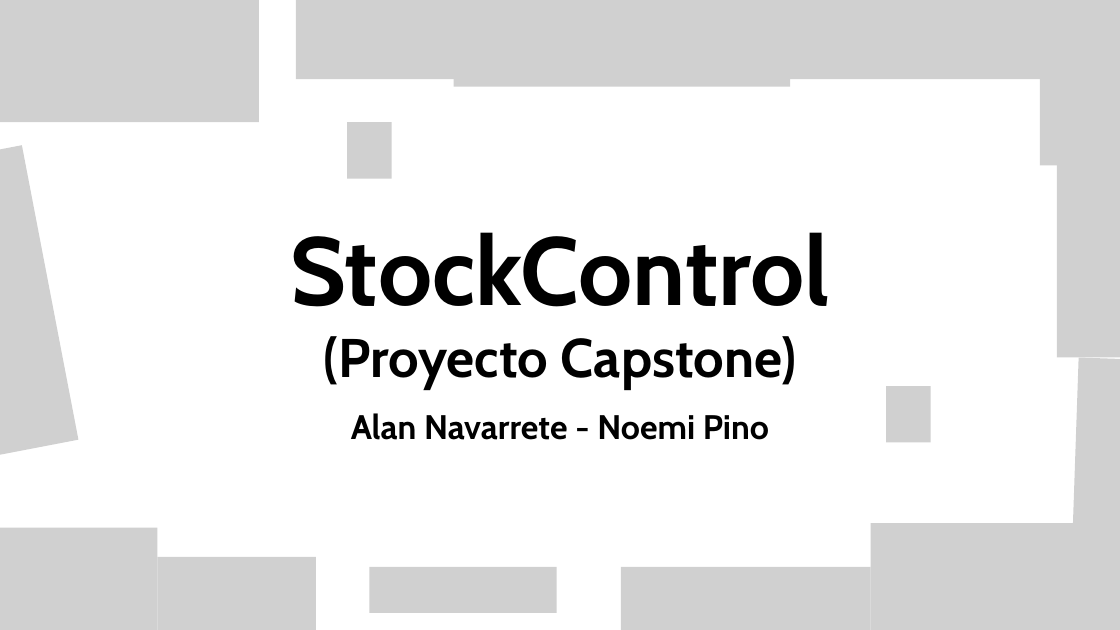
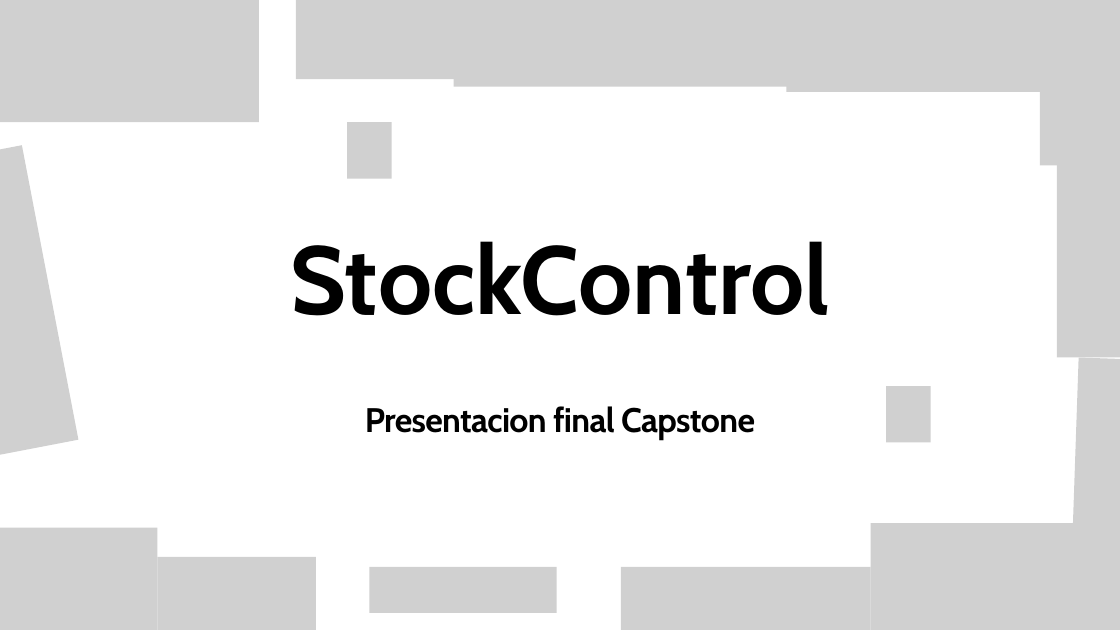
Before and after one commit to NovemiP/CP_PTY4614_4_EQP_4, a slide deck: slide 1 of Fase 2/Evidencias Proyecto/Presentacion Proyecto.pptx. Drawn at 1120x630 pixels with LibreOffice and Linux fonts; fonts in the diff are those of the drawing; grey boxes stand for pictures; background and template pictures are left out. Boxes give left, top, right and bottom in pixels: in the first picture for what was removed or moved away, otherwise in the second. Text is boxed around its words. In the diff, an @@ line names an element or a change of style, - is before the commit and + after.

```diff
--- a/Fase 2/Evidencias Proyecto/Presentacion Proyecto.pptx
+++ b/Fase 2/Evidencias Proyecto/Presentacion Proyecto.pptx
@@ picture added at <box>786,20,1075,92</box> @@
@@ text "StockControl": place and size @@
-text "StockControl" at <box>290,232,830,389</box>
+text "StockControl" at <box>290,241,830,316</box>
@@ text "StockControl" at <box>290,241,830,316</box>: line spacing 0.97 to 120.3pt @@
@@ text at <box>324,336,797,389</box>: paragraph removed @@
-(Proyecto Capstone)
@@ text at <box>365,406,755,440</box>: text changed @@
-Alan Navarrete - Noemi Pino
+Presentacion final Capstone
```
Also in this commit, not shown: 1 other slide changed, 12 slides added, 13 slides removed.
